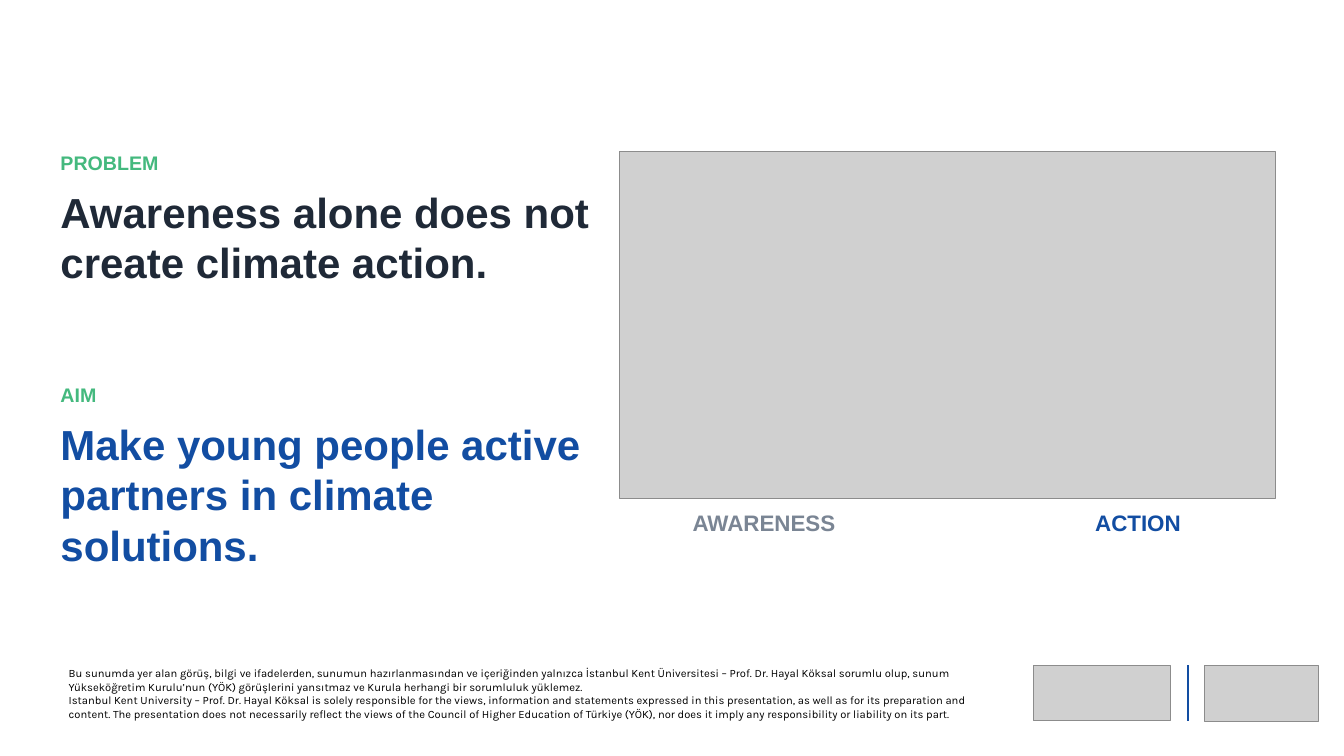
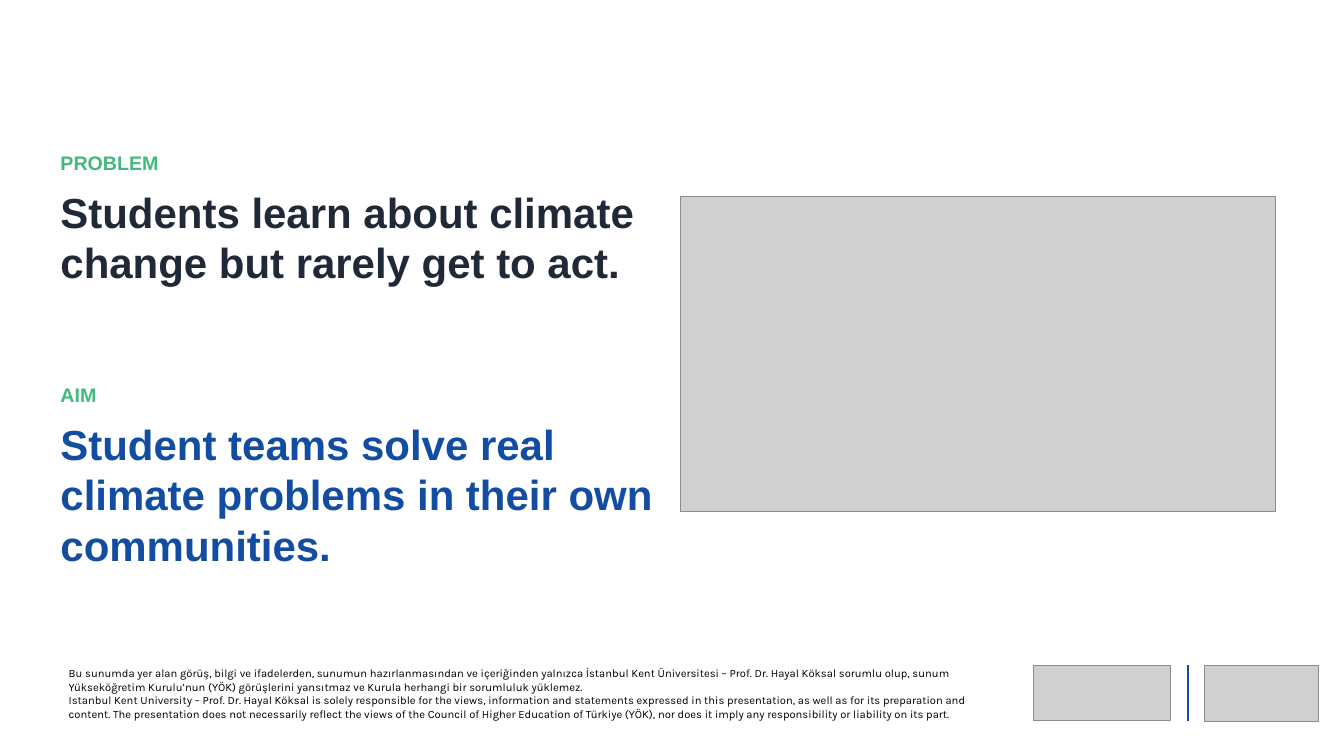
Before and after one commit to newtonsgrandson/cop-31-hayal-koksal, a slide deck: slide 2 of dijital_ekran/COP31_Climate_IMECE_Digital_Screen_EN.pptx. Drawn at 1344x756 pixels with LibreOffice and Linux fonts; fonts in the diff are those of the drawing; grey boxes stand for pictures; background and template pictures are left out. Boxes give left, top, right and bottom in pixels: in the first picture for what was removed or moved away, otherwise in the second. Text is boxed around its words. In the diff, an @@ line names an element or a change of style, - is before the commit and + after.

```diff
--- a/dijital_ekran/COP31_Climate_IMECE_Digital_Screen_EN.pptx
+++ b/dijital_ekran/COP31_Climate_IMECE_Digital_Screen_EN.pptx
@@ text at [60, 197, 634, 287]: text changed @@
-Awareness alone does not create climate action.
+Students learn about climate change but rarely get to act.
@@ picture: place and size @@
-picture at [620, 151, 1275, 499]
+picture at [681, 197, 1275, 512]
@@ text removed at [60, 429, 580, 562] @@
-Make young people active partners in climate solutions.
@@ text added at [60, 429, 653, 562], 30 pt, text #124DA2, bold @@
+Student teams solve real climate problems in their own communities.
@@ text removed at [693, 515, 836, 531] @@
-AWARENESS
@@ text removed at [1095, 515, 1181, 532] @@
-ACTION
```
Also in this commit, not shown: 3 other slides changed, 18 other files.
